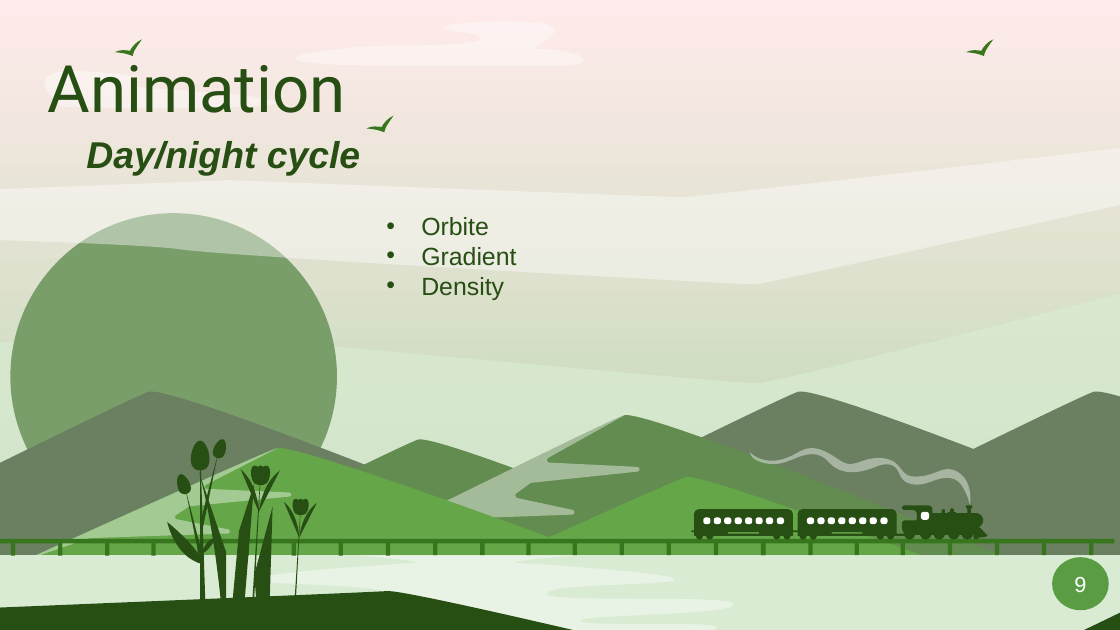
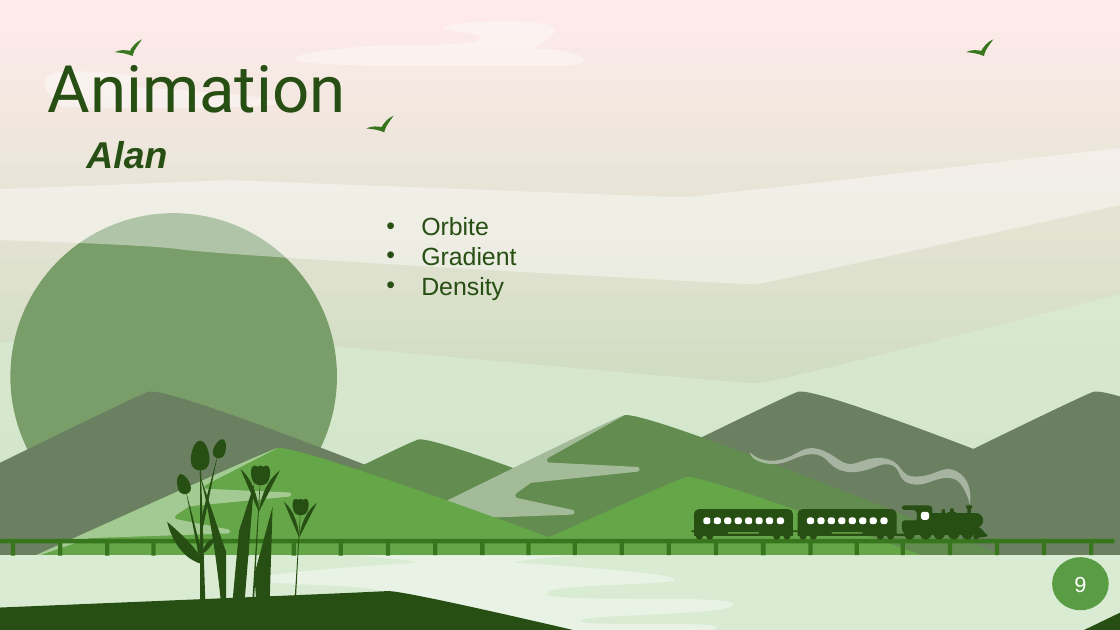
Before and after one commit to Smoother19/MusicAnimation, a slide deck: slide 13 of docs/presentation/PresFinal.pptx (slide 9 before the commit). Drawn at 1120x630 pixels with LibreOffice and Linux fonts; fonts in the diff are those of the drawing. Boxes give left, top, right and bottom in pixels: in the first picture for what was removed or moved away, otherwise in the second. Text is boxed around its words. In the diff, an @@ line names an element or a change of style, - is before the commit and + after.

```diff
--- a/docs/presentation/PresFinal.pptx
+++ b/docs/presentation/PresFinal.pptx
@@ text at [86, 141, 167, 169]: text changed @@
-Day/night cycle
+Alan
```
Also in this commit, not shown: 9 other slides changed, 5 slides added, 7 slides removed.
